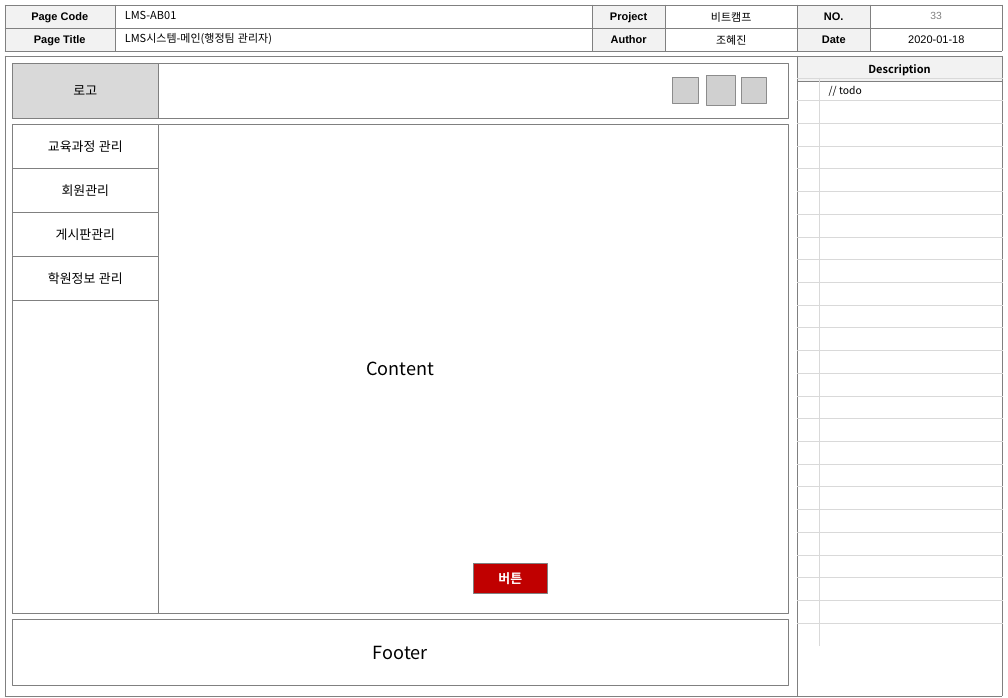
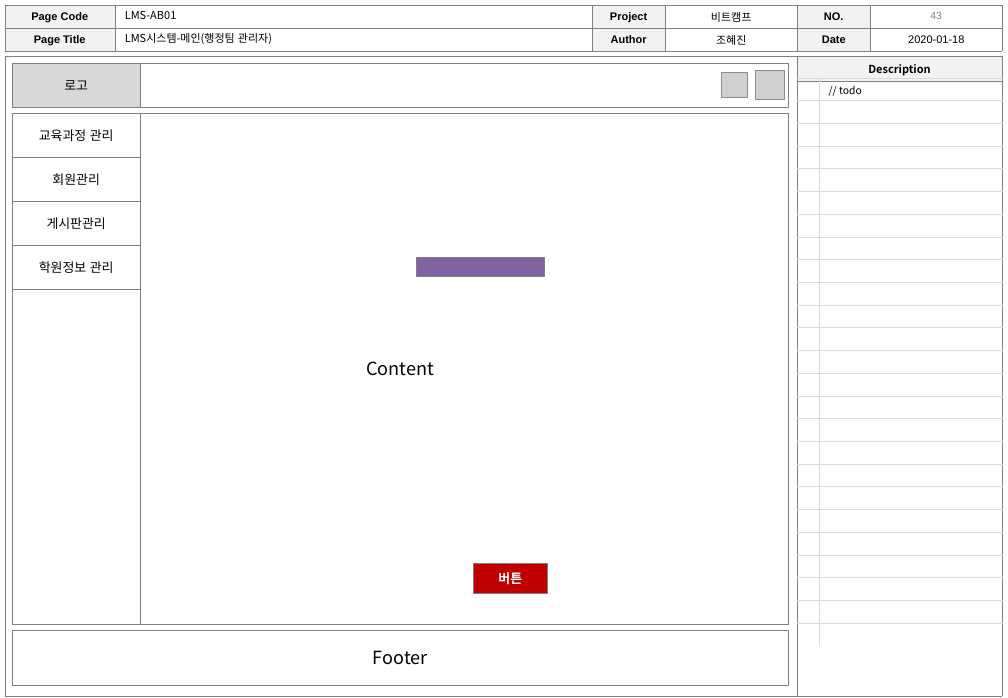
Before and after one commit to h62j8n/bitcamp_lms, a slide deck: slide 43 of storyboard.ver1.3.pptx (slide 33 before the commit). Drawn at 1008x698 pixels with LibreOffice and Linux fonts; fonts in the diff are those of the drawing; grey boxes stand for pictures. Boxes give left, top, right and bottom in pixels: in the first picture for what was removed or moved away, otherwise in the second. Text is boxed around its words. In the diff, an @@ line names an element or a change of style, - is before the commit and + after.

```diff
--- a/storyboard.ver1.3.pptx
+++ b/storyboard.ver1.3.pptx
@@ page number at [930, 12, 941, 19]: text changed @@
-33
+43
@@ rectangle "로고": place and size @@
-rectangle "로고" at [12, 63, 158, 118]
+rectangle "로고" at [12, 63, 141, 107]
@@ rectangle: place and size @@
-rectangle at [12, 63, 789, 118]
+rectangle at [12, 63, 789, 107]
@@ picture: place and size @@
-picture at [673, 78, 699, 104]
+picture at [721, 73, 747, 99]
@@ picture removed at [742, 78, 768, 104] @@
@@ picture: place and size @@
-picture at [706, 76, 735, 105]
+picture at [756, 71, 785, 100]
@@ rectangle "Content": place and size @@
-rectangle "Content" at [12, 124, 789, 613]
+rectangle "Content" at [12, 114, 789, 625]
@@ rectangle "교육과정 관리": place and size @@
-rectangle "교육과정 관리" at [12, 124, 158, 168]
+rectangle "교육과정 관리" at [12, 114, 141, 157]
@@ rectangle: place and size @@
-rectangle at [12, 124, 158, 613]
+rectangle at [12, 114, 141, 625]
@@ rectangle "회원관리": place and size @@
-rectangle "회원관리" at [12, 168, 158, 212]
+rectangle "회원관리" at [12, 157, 141, 201]
@@ rectangle "게시판관리": place and size @@
-rectangle "게시판관리" at [12, 212, 158, 256]
+rectangle "게시판관리" at [12, 201, 141, 245]
@@ rectangle "학원정보 관리": place and size @@
-rectangle "학원정보 관리" at [12, 256, 158, 300]
+rectangle "학원정보 관리" at [12, 245, 141, 289]
@@ rectangle added at [417, 258, 545, 276], fill #8064A2, outline #808080 0.5 pt @@
@@ rectangle "Footer": place and size @@
-rectangle "Footer" at [12, 619, 789, 685]
+rectangle "Footer" at [12, 630, 789, 685]
```
Also in this commit, not shown: 13 other slides changed, 12 slides added, 2 slides removed.
